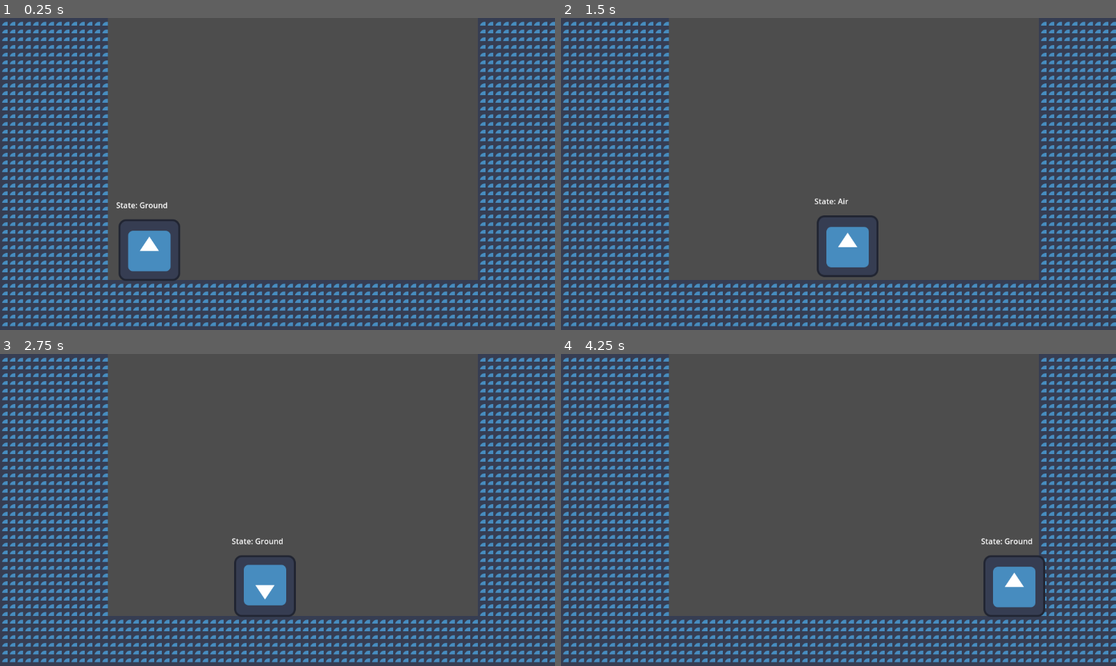
Above: before the commit, frames 1-4 (two rows, left to right).
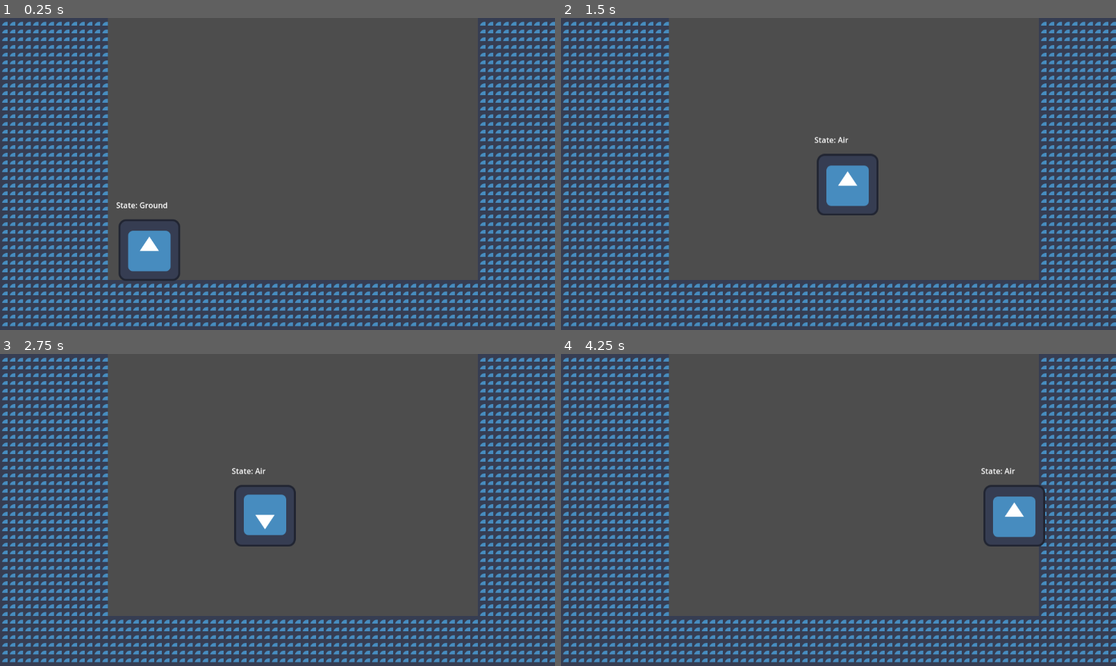
Above: after the commit, the same moments.

Repository: NicolasHelou/tech-demo
Game: Godot game, scene res://Scenes/demo.tscn
Same seed, same stepped clock (60 frames per second), same inputs: the game is played once before the commit and once after it. The engine's default icon, where the game draws it, is replaced by a stand-in: a white triangle on a blue panel in a dark square.
Inputs:
- Up to frame 1 (0.25 s): no input
- Up to frame 2 (1.5 s): tap Enter at 0.5 s; hold Space (jump) 0.53-1.28 s; hold D (right) from 0.53 s (still down); tap Space (jump) at 1.35 s
- Up to frame 3 (2.75 s): tap Space (jump) at 1.52, 1.82 s; release D (right) at 2.03 s; hold A (left) from 2.03 s (still down); hold Space (jump) from 2.03 s (still down)
- Up to frame 4 (4.25 s): release A (left) at 2.78 s; release Space (jump) at 2.78 s; hold D (right) from 2.78 s (still down); tap Space (jump) at 2.85, 3.02, 3.32 s; hold Space (jump) from 3.53 s (still down)

The runs differ from the first frame. In frame 2, 2.7% of the frame differs, in the area x 45-58%, y 38-84%; in frame 3, 2.7%; in frame 4, 2.8%, in the area x 75-88%, y 36-85%.

Commit message:
git is being stupid

Diff:
--- a/Scripts/groundstate.gd
+++ b/Scripts/groundstate.gd
@@ -12,4 +12,3 @@
 func jump():
 	character.velocity.y = -600.0
 	next_state = air_state
-	print(character.velocity.y)
--- a/Scripts/player.gd
+++ b/Scripts/player.gd
@@ -15,7 +15,7 @@
 func _physics_process(delta: float) -> void:
 	# Add the gravity.
 	if not is_on_floor():
-		velocity = get_gravity() * delta
+		velocity += get_gravity() * delta
 
 	# Handle jump.
 	if Input.is_action_just_pressed("jump") and is_on_floor():
@@ -31,7 +31,6 @@
 	move_and_slide()
 	update_animation()
 	update_facing_direction()
-	print(velocity.y)
 
 func update_animation():
 	animation_tree.set("parameters/Move/blend_position", direction.x)
